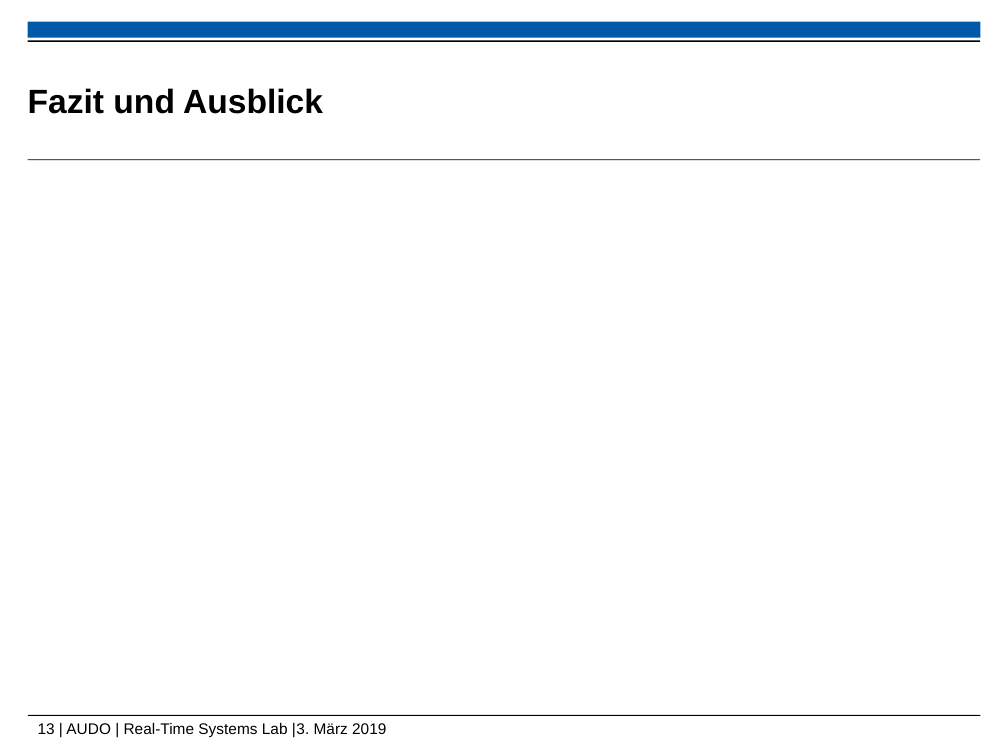
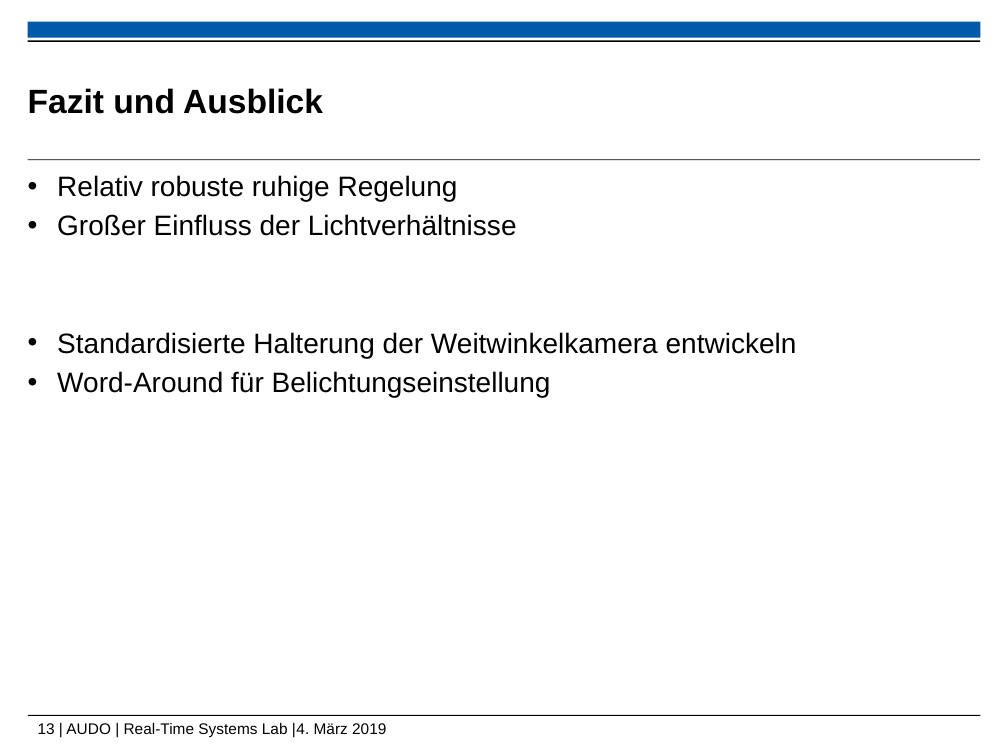
Before and after one commit to ramona3300/AUDO, a slide deck: slide 13 of Dokumente/Präsentationen/Abschlusspräsentation.pptx. Drawn at 1008x756 pixels with LibreOffice and Linux fonts; fonts in the diff are those of the drawing; background and template pictures are left out. Boxes give left, top, right and bottom in pixels: in the first picture for what was removed or moved away, otherwise in the second. Text is boxed around its words. In the diff, an @@ line names an element or a change of style, - is before the commit and + after.

```diff
--- a/Dokumente/Präsentationen/Abschlusspräsentation.pptx
+++ b/Dokumente/Präsentationen/Abschlusspräsentation.pptx
@@ text added at (57,175,797,397), 20 pt, text #000000 @@
+• Relativ robuste ruhige Regelung
+• Großer Einfluss der Lichtverhältnisse
+• Standardisierte Halterung der Weitwinkelkamera entwickeln
+• Word-Around für Belichtungseinstellung
@@ text at (38,723,386,738): text changed @@
-13 | AUDO | Real-Time Systems Lab |3. März 2019
+13 | AUDO | Real-Time Systems Lab |4. März 2019
```
Also in this commit, not shown: 5 other slides changed, 1 slide added, 1 slide removed, 7 other files.
